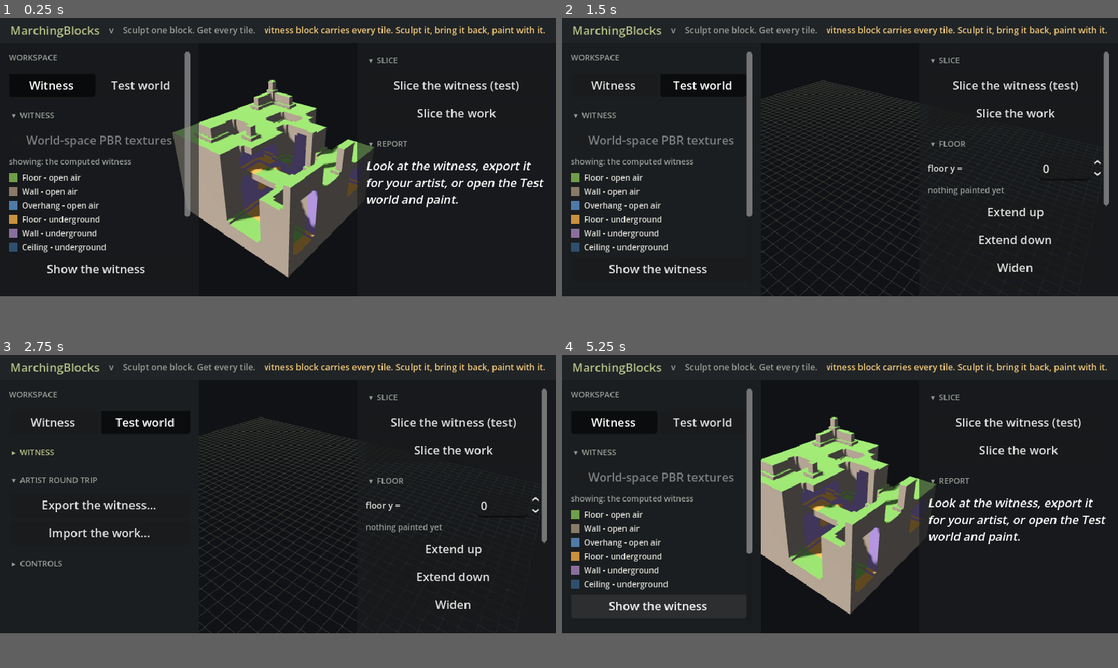
Above: before the commit, frames 1-4 (two rows, left to right).
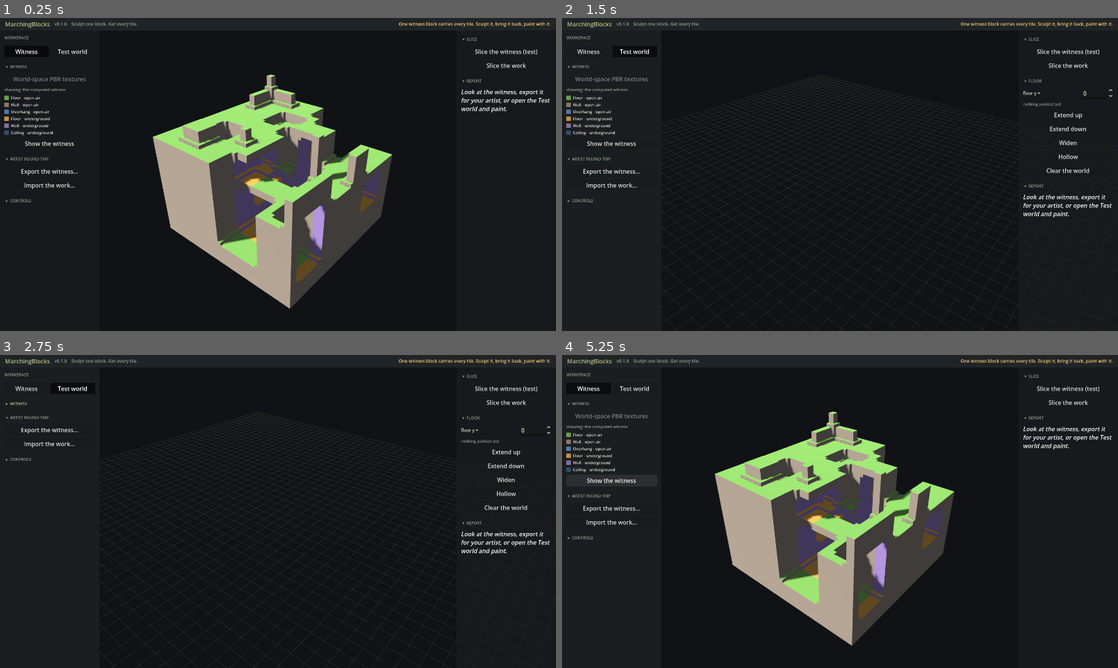
Above: after the commit, the same moments.

Repository: darref/MarchingBlocks
Game: Godot game, scene res://app/editor.tscn
Same seed, same stepped clock (60 frames per second), same inputs: the game is played once before the commit and once after it. Before the commit the project has no main scene; this scene is started directly in both runs.
Inputs:
- Up to frame 1 (0.25 s): no input
- Up to frame 2 (1.5 s): click "Witness" at 0.5 s; click "Test world" at 1.25 s
- Up to frame 3 (2.75 s): click "▾ WITNESS" at 2 s
- Up to frame 4 (5.25 s): click "Witness" at 2.75 s; click "Test world" at 3.5 s; click "▸ WITNESS" at 4.25 s; click "Show the witness" at 5 s
In our replay, the window is 800x400 before the commit and 800x450 after it. These sizes can differ from the game's own. Grey fills any space a smaller window leaves; there, only what the larger window draws over its background counts as a difference.

The runs differ from the first frame. In frame 1, 20% of the frame differs, in the area x 0-99%, y 1-93%; in frame 2, 9.0%; in frame 3, 6.9%; in frame 4, 21%.

Commit message:
MarchingBlocks sort en un seul exe chiffre
- project.godot : le logiciel MarchingBlocks, version 0.1.0, scene
  principale app/editor.tscn. Les reglages du jeu en pixel art (vue 640x320
  etiree, plein ecran, filtre nearest, accrochage) s'en vont.
- export_presets.cfg : un exe unique, PCK embarque et chiffre en entier,
  scripts compiles, modele recompile avec la cle (D:/godot-src, 4.7-stable,
  sans D3D12 ni AccessKit). La cle vit HORS du depot et passe par
  GODOT_SCRIPT_ENCRYPTION_KEY.
- DEV_TOOLS/exporter_marchingblocks.sh : exporte, puis prouve le
  chiffrement -- 0 des 7 chaines temoins lisible, la ou la meme recherche en
  trouve dans l'exe non chiffre de SoluTiles.
- Verifie : l'exe se lance, se dechiffre et affiche l'ecran (88 Mo).

Co-Authored-By: Claude Opus 5.5 (1M context) <noreply@anthropic.com>

Diff:
--- a/project.godot
+++ b/project.godot
@@ -10,20 +10,17 @@
 
 [application]
 
-config/name="Undermend"
-config/description="Un greffon Godot pour peindre des tuiles 3D non cubiques dans un GridMap."
+config/name="MarchingBlocks"
+config/description="Sculpt one block. Get every tile. Non-cubic 3D tiles for Godot, Unity and Unreal."
+config/version="0.1.0"
+run/main_scene="res://app/editor.tscn"
 config/features=PackedStringArray("4.7", "Forward Plus")
 config/icon="res://MARQUE/embleme.png"
 
 [display]
 
-window/size/viewport_width=640
-window/size/viewport_height=320
-window/size/mode=3
-window/size/window_width_override=1280
-window/size/window_height_override=640
-window/stretch/mode="viewport"
-window/stretch/scale_mode="integer"
+window/size/viewport_width=1600
+window/size/viewport_height=900
 
 [editor_plugins]
 
@@ -31,7 +28,4 @@
 
 [rendering]
 
-textures/canvas_textures/default_texture_filter=0
 renderer/rendering_method.mobile="forward_plus"
-2d/snap/snap_2d_transforms_to_pixel=true
-2d/snap/snap_2d_vertices_to_pixel=true
Not shown, added: export_presets.cfg
Not shown, added: DEV_TOOLS/exporter_marchingblocks.sh
